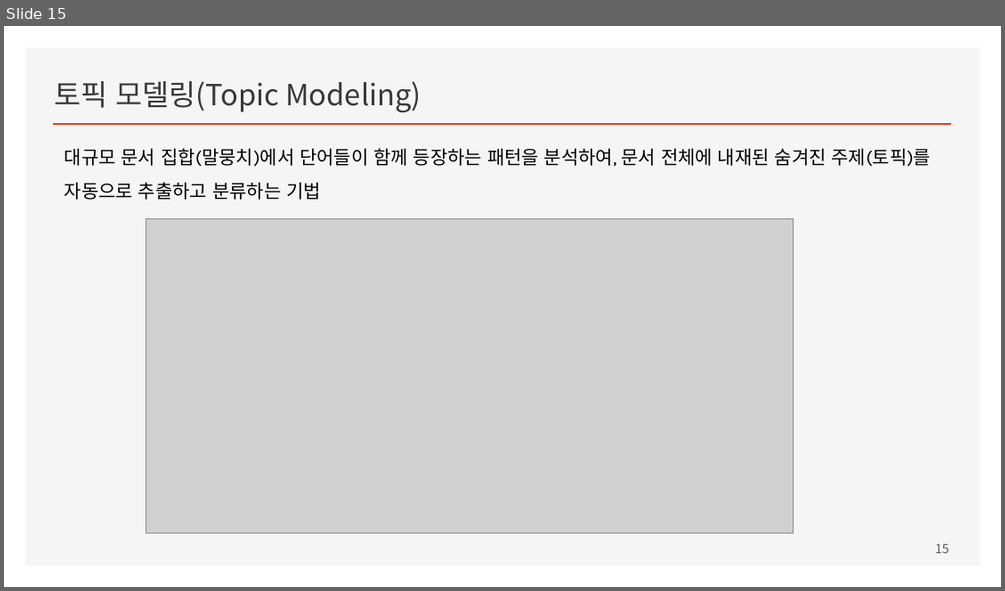
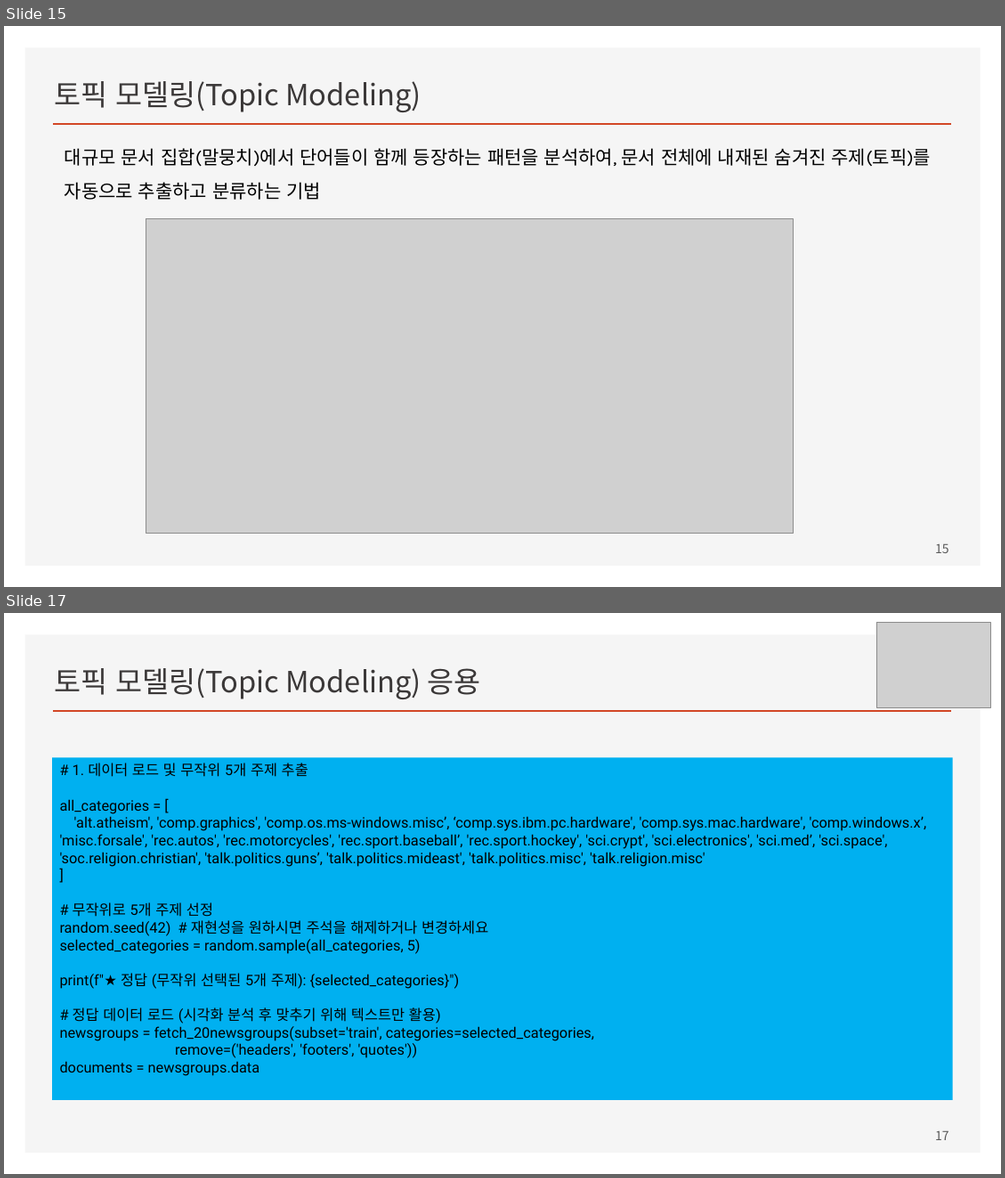
Before and after one commit to ancestor9/mathematics-for-machine-learning, a slide deck: Linear_Algebra/w9_Topic Modeling.pptx. Shown one above the other, each under a label of ours: slide 15 before the commit, slides 15 and 17 after it; the slides between them are not shown. The pictures are 1005x591 and 1005x1178 pixels, drawn with LibreOffice and Linux fonts; fonts in the diff are those of the drawing; grey boxes stand for pictures. Boxes give left, top, right and bottom in pixels: in the first picture for what was removed or moved away, otherwise in the second. Text is boxed around its words. In the diff, an @@ line names an element or a change of style, - is before the commit and + after.

```diff
--- a/Linear_Algebra/w9_Topic Modeling.pptx
+++ b/Linear_Algebra/w9_Topic Modeling.pptx
@@ slide 17 added at box(4, 613, 1001, 1174), background #FFFFFF; not listed: 2 template elements that a slide beside it also shows @@
@@ picture added at box(877, 622, 991, 708) @@
@@ title added at box(54, 668, 481, 699), 28 pt, text #3B3838 @@
+토픽 모델링(Topic Modeling) 응용
@@ rectangle added at box(53, 757, 953, 1100), fill #00B0F0, 14 pt, text #000000 @@
+# 1. 데이터 로드 및 무작위 5개 주제 추출
+all_categories = [
+'alt.atheism', 'comp.graphics', 'comp.os.ms-windows.misc’, ‘comp.sys.ibm.pc.hardware', 'comp.sys.mac.hardware', 'comp.windows.x’, 'misc.forsale', 'rec.autos', 'rec.motorcycles', 'rec.sport.baseball’, 'rec.sport.hockey', 'sci.crypt', 'sci.electronics', 'sci.med’, 'sci.space', 'soc.religion.christian', 'talk.politics.guns’, 'talk.politics.mideast', 'talk.politics.misc', 'talk.religion.misc'
+]
+# 무작위로 5개 주제 선정
+random.seed(42) # 재현성을 원하시면 주석을 해제하거나 변경하세요
+selected_categories = random.sample(all_categories, 5)
+print(f"★ 정답 (무작위 선택된 5개 주제): {selected_categories}")
+# 정답 데이터 로드 (시각화 분석 후 맞추기 위해 텍스트만 활용)
+newsgroups = fetch_20newsgroups(subset='train', categories=selected_categories,
+remove=('headers', 'footers', 'quotes'))
+documents = newsgroups.data
@@ page number added at box(935, 1131, 949, 1140), 12 pt, text #595959 @@
+17
```
Also in this commit, not shown: 1 slide changed, 3 other slides added.
